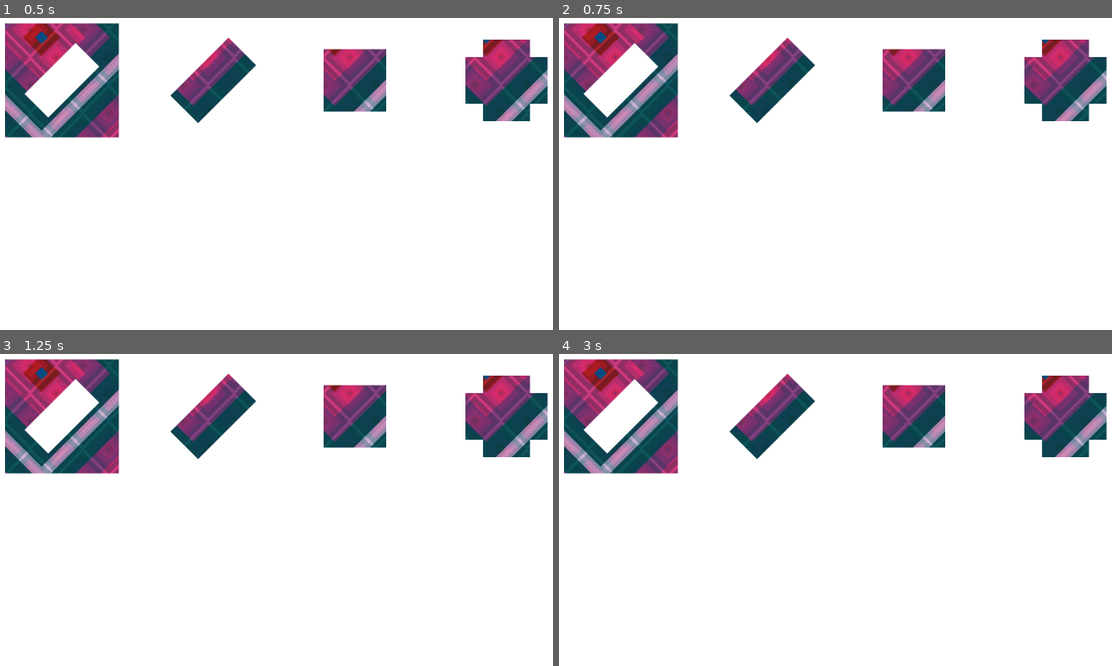
Above: before the commit, frames 1-4 (two rows, left to right).
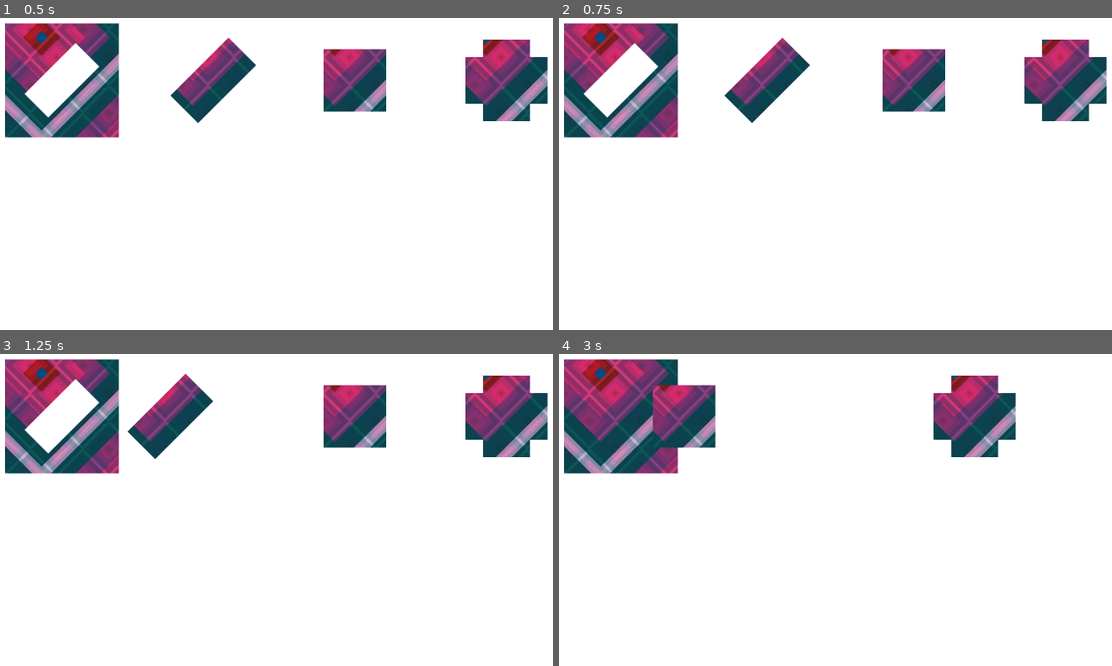
Above: after the commit, the same moments.

Repository: efor0004/spatial-fyp
Game: Godot game, scene res://Game.tscn
The game is run twice, just before and just after one commit, with the same random seed, the same clock (stepped at 60 frames per second) and the same inputs.
Inputs (mouse positions are in pixels of both pictures, inside the frame that each line leads up to):
- Up to frame 1 (0.5 s): no input
- Up to frame 2 (0.75 s): tap Enter at 0.5 s; move the mouse to (774, 80) at 0.52 s; click (774, 80) at 0.67 s
- Up to frame 3 (1.25 s): no input
- Up to frame 4 (3 s): move the mouse to (912, 416) at 1.27 s; click (912, 416) at 1.42 s; move the mouse to (1067, 416) at 2.02 s; click (1067, 416) at 2.17 s; move the mouse to (802, 516) at 2.77 s; click (802, 516) at 2.92 s

Frame 1 is identical in both runs. In frame 2, 1.2% of the frame differs, in the area x 29-47%, y 6-34%; in frame 3, 3.5%; in frame 4, 14%, in the area x 4-100%, y 6-34%.

Commit message:
QUILT: Animate option selections

Diff:
--- a/quilt/app/Game.tscn
+++ b/quilt/app/Game.tscn
@@ -8,6 +8,7 @@
 [ext_resource path="res://assets/sprites/questions/level_1/question_1/option_2.png" type="Texture" id=6]
 [ext_resource path="res://scripts/Progress Quilt.gd" type="Script" id=7]
 [ext_resource path="res://scripts/Option.gd" type="Script" id=8]
+[ext_resource path="res://scripts/AnimationPlayerWait.gd" type="Script" id=9]
 
 [sub_resource type="CanvasItemMaterial" id=1]
 light_mode = 2
@@ -216,6 +217,7 @@
 [node name="AnimationPlayer1" type="AnimationPlayer" parent="Question"]
 anims/Correct = SubResource( 3 )
 anims/Incorrect = SubResource( 4 )
+script = ExtResource( 9 )
 
 [node name="Layer2" type="CanvasLayer" parent="Question/AnimationPlayer1"]
 layer = 2
@@ -247,6 +249,7 @@
 [node name="AnimationPlayer2" type="AnimationPlayer" parent="Question"]
 anims/Correct = SubResource( 5 )
 anims/Incorrect = SubResource( 6 )
+script = ExtResource( 9 )
 
 [node name="Layer3" type="CanvasLayer" parent="Question/AnimationPlayer2"]
 layer = 3
@@ -277,6 +280,7 @@
 [node name="AnimationPlayer3" type="AnimationPlayer" parent="Question"]
 anims/Correct = SubResource( 7 )
 anims/Incorrect = SubResource( 8 )
+script = ExtResource( 9 )
 
 [node name="Layer4" type="CanvasLayer" parent="Question/AnimationPlayer3"]
 layer = 4
@@ -309,3 +313,6 @@
 
 [node name="Progress Quilt" type="Sprite" parent="."]
 script = ExtResource( 7 )
+[connection signal="animation_finished" from="Question/AnimationPlayer1" to="Question/AnimationPlayer1" method="_on_AnimationPlayer1_animation_finished"]
+[connection signal="animation_finished" from="Question/AnimationPlayer2" to="Question/AnimationPlayer2" method="_on_AnimationPlayer2_animation_finished"]
+[connection signal="animation_finished" from="Question/AnimationPlayer3" to="Question/AnimationPlayer3" method="_on_AnimationPlayer3_animation_finished"]
--- a/quilt/app/project.godot
+++ b/quilt/app/project.godot
@@ -9,12 +9,18 @@
 config_version=4
 
 _global_script_classes=[ {
+"base": "AnimationPlayer",
+"class": "AnimationPlayerWait",
+"language": "GDScript",
+"path": "res://scripts/AnimationPlayerWait.gd"
+}, {
 "base": "Area2D",
 "class": "Option",
 "language": "GDScript",
 "path": "res://scripts/Option.gd"
 } ]
 _global_script_class_icons={
+"AnimationPlayerWait": "",
 "Option": ""
 }
 
--- /dev/null
+++ b/quilt/app/scripts/AnimationPlayerWait.gd
@@ -0,0 +1,17 @@
+extends AnimationPlayer
+
+class_name AnimationPlayerWait
+
+signal stop_waiting
+
+func animation_finished():
+	emit_signal("stop_waiting")
+
+func _on_AnimationPlayer1_animation_finished(_anim_name):
+	animation_finished()
+
+func _on_AnimationPlayer2_animation_finished(_anim_name):
+	animation_finished()
+
+func _on_AnimationPlayer3_animation_finished(_anim_name):
+	animation_finished()
--- a/quilt/app/scripts/Option.gd
+++ b/quilt/app/scripts/Option.gd
@@ -4,13 +4,20 @@
 
 var option_file_text = "option_"
 
-onready var question = get_parent().get_parent().get_parent()
+onready var animation_player = get_parent().get_parent()
+onready var question = animation_player.get_parent()
 
 func pressed():
 	var is_correct = is_correct_answer()
 
 	if is_correct:
+		animation_player.play("Correct")
+		yield(animation_player, "stop_waiting")
 		question.next_question()
+	else:
+		animation_player.play("Incorrect")
+		yield(animation_player, "stop_waiting")
+		print('incorrect')
 
 func is_correct_answer():
 	var option_sprite = self.get_child(0)
@@ -23,7 +30,7 @@
 
 	return opt_no == 1
 
-func _input_event(viewport, event, shape_idx):
+func _input_event(_viewport, event, _shape_idx):
 	if event is InputEventMouseButton \
 	and event.button_index == BUTTON_LEFT \
 	and event.is_pressed():
--- a/quilt/app/scripts/Question.gd
+++ b/quilt/app/scripts/Question.gd
@@ -8,6 +8,7 @@
 var questions_per_level = 10
 
 var question_order = []
+var option_positions = [Vector2(821, 768), Vector2(1256, 768), Vector2(1721, 768)]
 
 const FileUtils = preload("utilities/files.gd")
 onready var file_utils = FileUtils.new()
@@ -26,6 +27,8 @@
 
 func next_question():
 	progress_quilt.add_quilt_piece(current_question, current_fabric)
+
+	reset_option_positions()
 
 	current_question += 1
 
@@ -47,10 +50,9 @@
 
 func set_shapes():
 	current_shuffled_question = question_order[current_question - 1]
-	var level_path = get_level_path()
 	var question_path = get_question_path()
 
-	set_holey_quilt_shape(level_path, question_path)
+	set_holey_quilt_shape()
 	set_options_shapes(question_path)
 
 func get_level_path():
@@ -73,7 +75,7 @@
 	var holey_quilt_shape = get_node("Layer1/HoleyQuilt/Light2D")
 	return holey_quilt_shape
 
-func set_holey_quilt_shape(level_path, question_path):
+func set_holey_quilt_shape():
 	var holey_quilt_shape = get_holey_quilt_shape()
 
 	var holey_quilt_path = get_holey_quilt_path()
@@ -108,3 +110,9 @@
 		var node_path = "AnimationPlayer%d/Layer%d/Option %d/Fabric Texture" % [i, i+1, i]
 		var option_fabric = get_node(node_path)
 		option_fabric.set_texture(fabric)
+
+func reset_option_positions():
+	for i in range(1,4):
+		var node_path = "AnimationPlayer%d/Layer%d/Option %d" % [i, i+1, i]
+		var option = get_node(node_path)
+		option.transform.origin = option_positions[i - 1]
--- a/quilt/app/scripts/utilities/general.gd
+++ b/quilt/app/scripts/utilities/general.gd
@@ -3,7 +3,7 @@
 func shuffle_list(list):
 	var list_copy = list.duplicate()
 	var shuffled_list = []
-	for i in range(list_copy.size()):
+	for _i in range(list_copy.size()):
 		var index_list = range(list_copy.size())
 		randomize()
 		var x = randi() % index_list.size()
Not shown: 1 places in quilt/app/Game.tscn that only renumber resources
